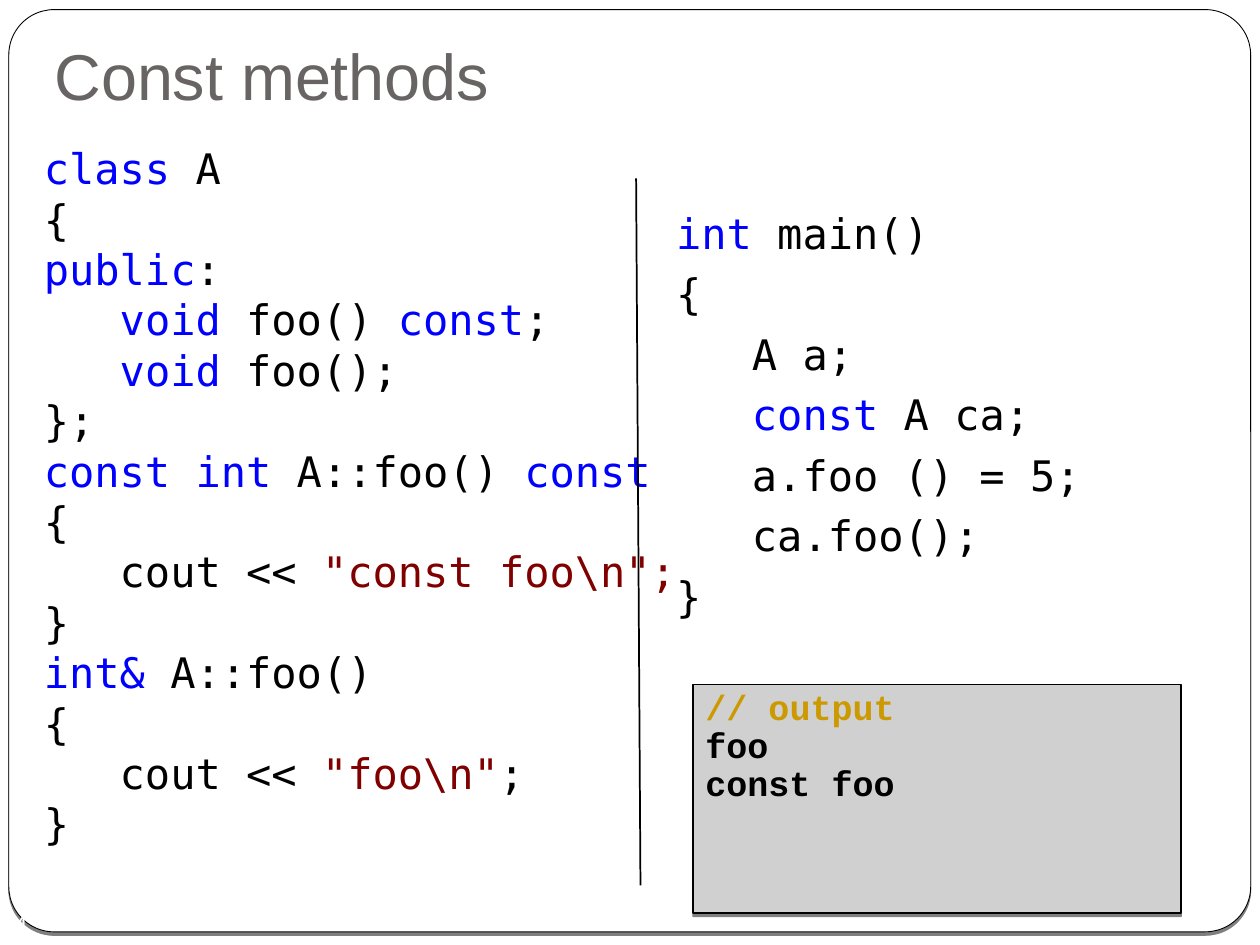
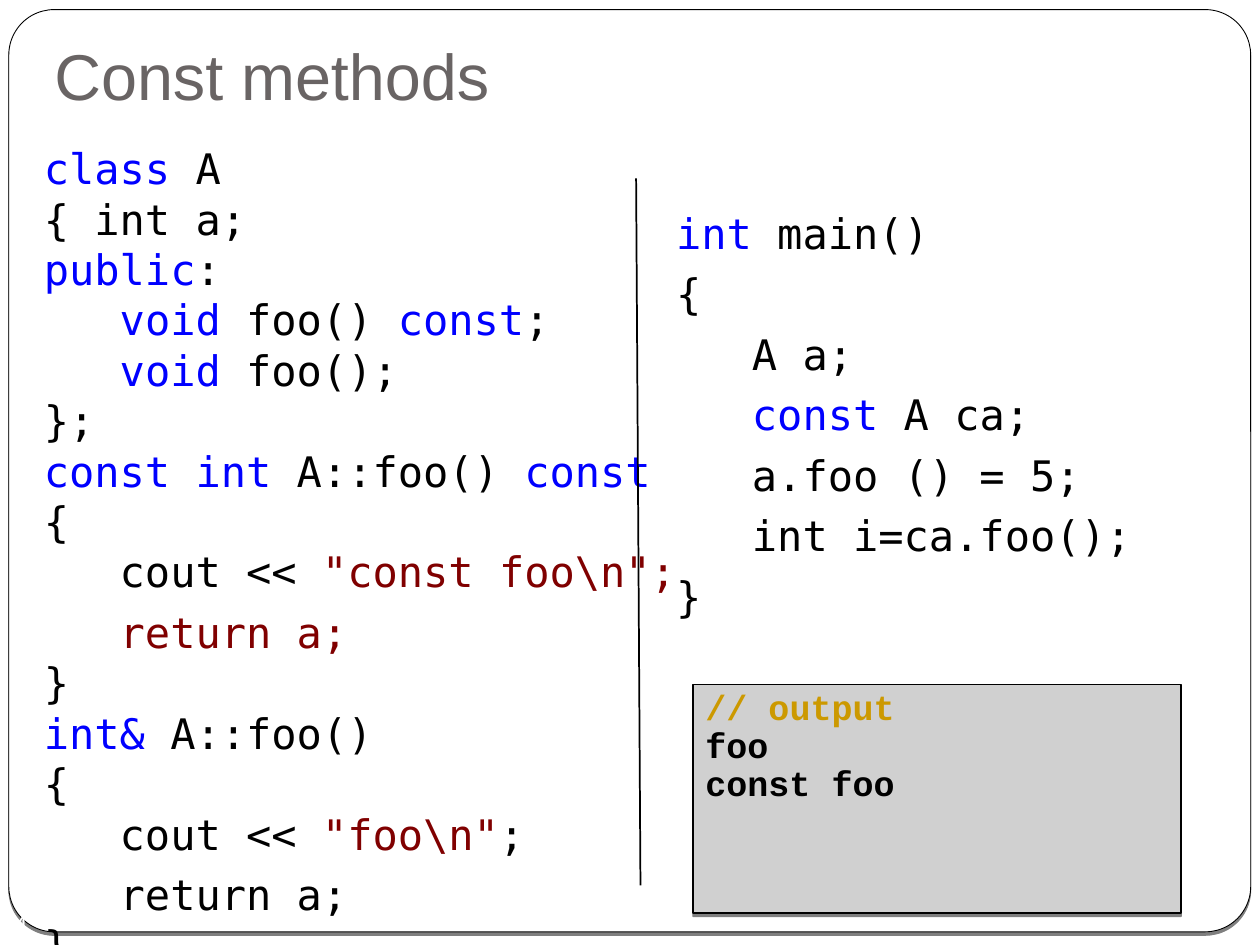
Before and after one commit to cpp-at-ariel/cpp-5779, a slide deck: slide 4 of 04-const-friend-operators/slides-0-const-methods.odp. Drawn at 1260x945 pixels with LibreOffice and Linux fonts; fonts in the diff are those of the drawing; grey boxes stand for pictures. Boxes give left, top, right and bottom in pixels: in the first picture for what was removed or moved away, otherwise in the second. Text is boxed around its words. In the diff, an @@ line names an element or a change of style, - is before the commit and + after.

```diff
--- a/04-const-friend-operators/slides-0-const-methods.odp
+++ b/04-const-friend-operators/slides-0-const-methods.odp
@@ text at (x1=44, y1=152, x2=676, y2=916): text changed @@
-class A
-{
-public:
-void foo() const;
-void foo();
-};
-const int A::foo() const
-{
-cout << "const foo\n";
-}
-int& A::foo()
-{
-cout << "foo\n";
-}
+class A
+{ int a;
+public:
+void foo() const;
+void foo();
+};
+const int A::foo() const
+{
+cout << "const foo\n";
+return a;
+}
+int& A::foo()
+{
+cout << "foo\n";
+return a;
+}
@@ text at (x1=676, y1=217, x2=1131, y2=557): text changed @@
-int main()
-{
-A a;
-const A ca;
-a.foo () = 5;
-ca.foo();
-}
+int main()
+{
+A a;
+const A ca;
+a.foo () = 5;
+int i=ca.foo();
+}
```
Also in this commit, not shown: 1 other slide changed, 8 other files.
